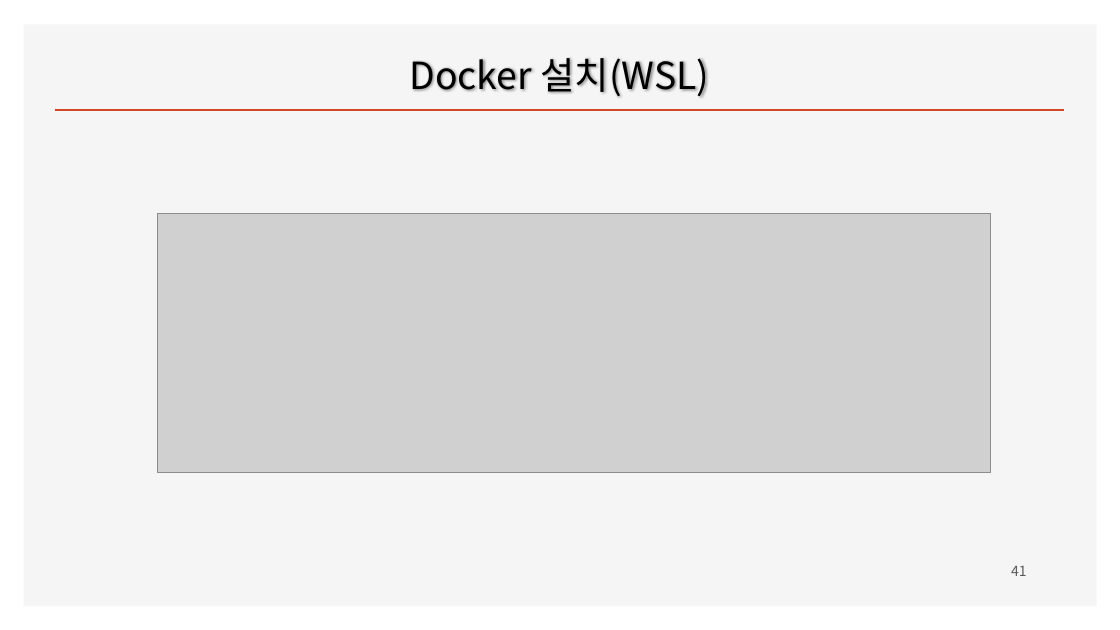
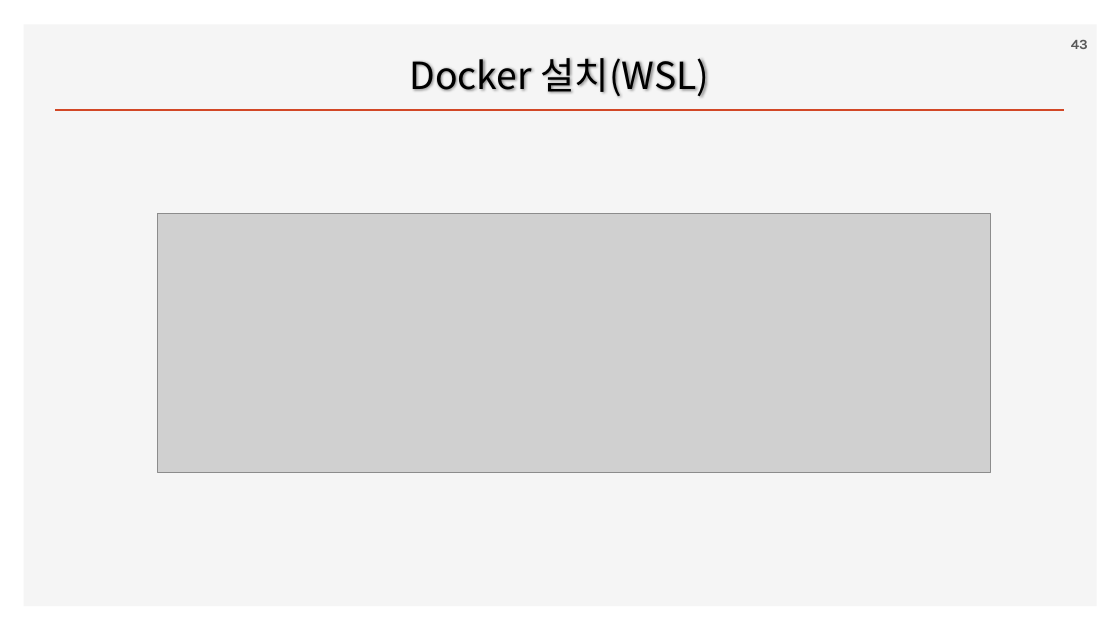
Before and after one commit to ancestor9/2026_Fall_Application-Deployment, a slide deck: slide 43 of App Deployment.pptx (slide 41 before the commit). Drawn at 1120x630 pixels with LibreOffice and Linux fonts; fonts in the diff are those of the drawing; grey boxes stand for pictures; background and template pictures are left out. Boxes give left, top, right and bottom in pixels: in the first picture for what was removed or moved away, otherwise in the second. Text is boxed around its words. In the diff, an @@ line names an element or a change of style, - is before the commit and + after.

```diff
--- a/App Deployment.pptx
+++ b/App Deployment.pptx
@@ page number added at (1071, 40, 1088, 49), 12 pt, text #595959, bold @@
+43
@@ page number removed at (1011, 566, 1027, 576) @@
-41
```
Also in this commit, not shown: 13 other slides changed, 4 slides removed.
